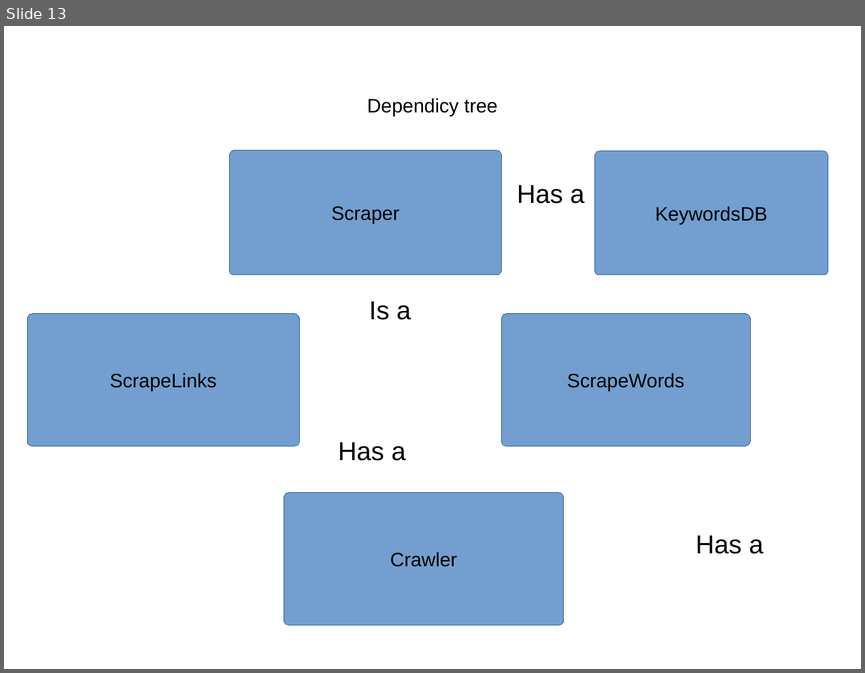
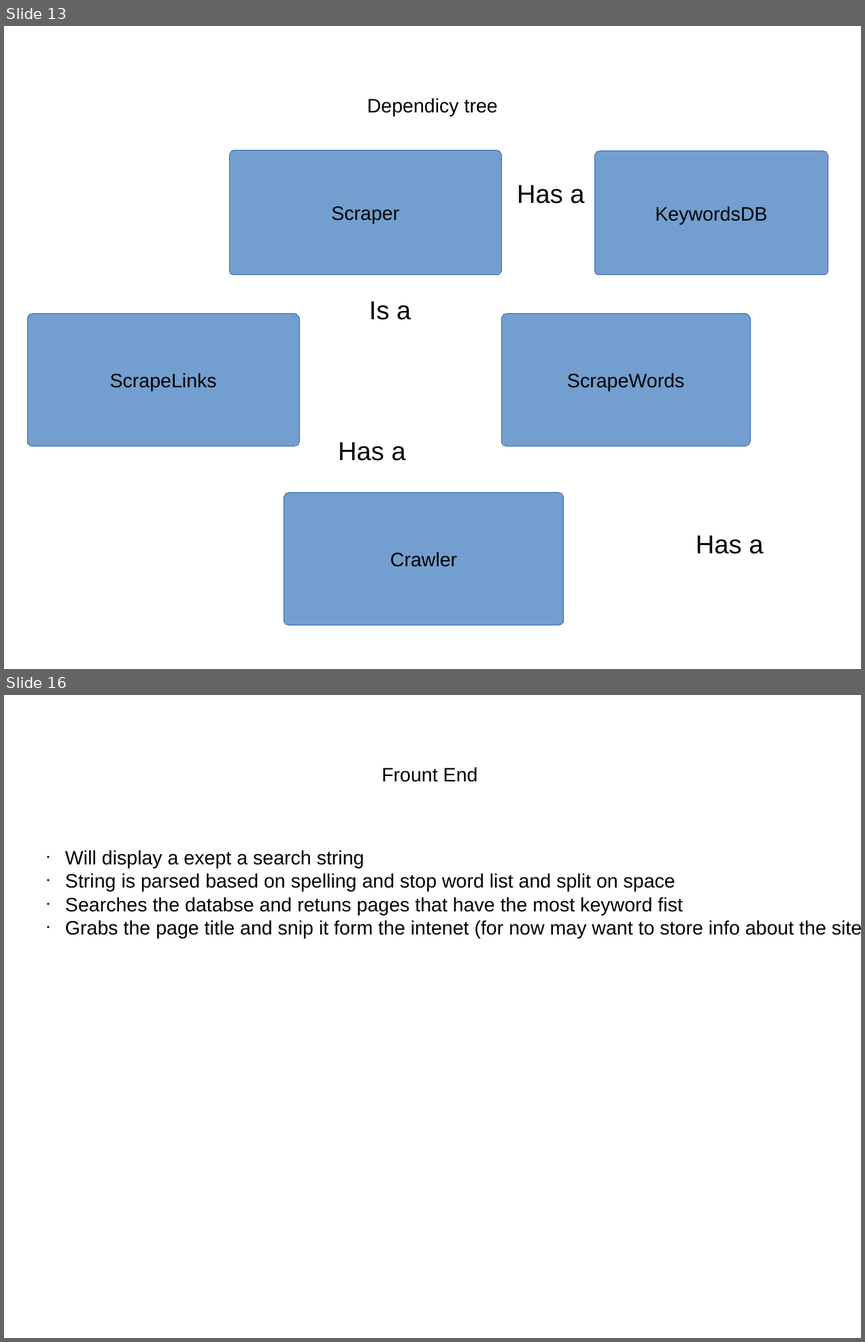
Before and after one commit to dfedde/SearchEngine, a slide deck: presentation.pptx. Shown one above the other, each under a label of ours: slide 13 before the commit, slides 13 and 16 after it; the slides between them are not shown. The pictures are 865x673 and 865x1342 pixels, drawn with LibreOffice and Linux fonts; fonts in the diff are those of the drawing; background and template pictures are left out. Boxes give left, top, right and bottom in pixels: in the first picture for what was removed or moved away, otherwise in the second. Text is boxed around its words. In the diff, an @@ line names an element or a change of style, - is before the commit and + after.

```diff
--- a/presentation.pptx
+++ b/presentation.pptx
@@ slide 16 added at [4, 695, 861, 1338], background picture (left out) @@
@@ text added at [381, 767, 478, 782], 18 pt, text #000000 @@
+Frount End
@@ text added at [65, 850, 826, 938], 18 pt, text #000000 @@
+● Will display a exept a search string
+● String is parsed based on spelling and stop word list and split on space
+● Searches the databse and retuns pages that have the most keyword fist
+● Grabs the page title and snip it form the intenet (for now may want to store info about the site later)
```
Also in this commit, not shown: 2 other slides added, 2 other files.
